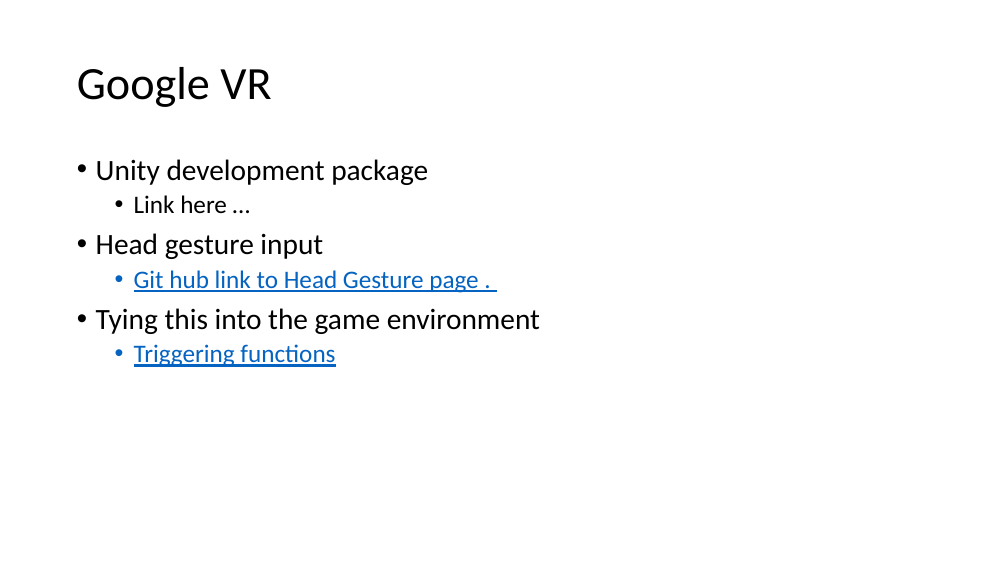
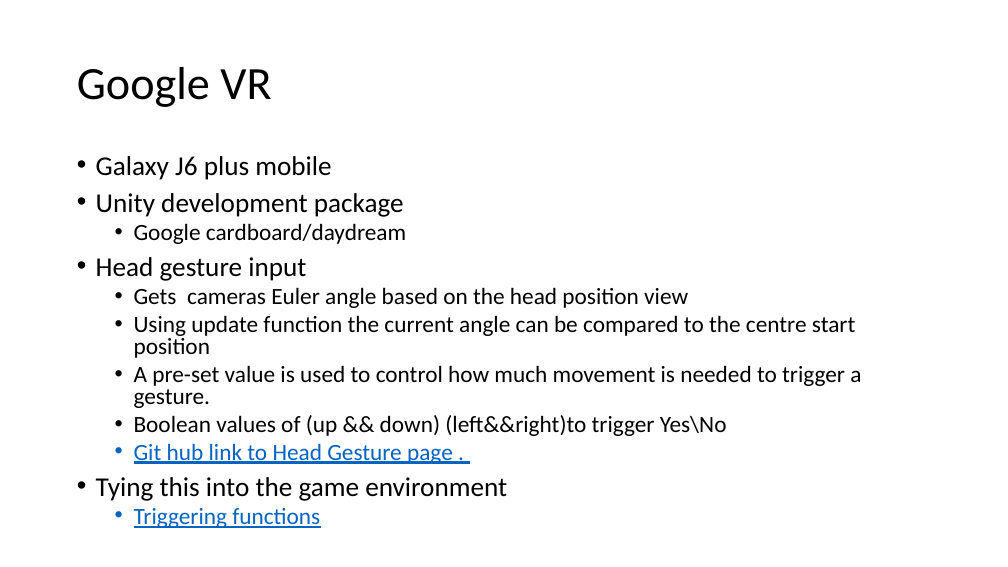
Before and after one commit to kevgleeson78/Gesture-Based-UI-Project, a slide deck: slide 4 of Presentation/New Microsoft PowerPoint Presentation.pptx (slide 5 before the commit). Drawn at 1008x567 pixels with LibreOffice and Linux fonts; fonts in the diff are those of the drawing. Boxes give left, top, right and bottom in pixels: in the first picture for what was removed or moved away, otherwise in the second. Text is boxed around its words. In the diff, an @@ line names an element or a change of style, - is before the commit and + after.

```diff
--- a/Presentation/New Microsoft PowerPoint Presentation.pptx
+++ b/Presentation/New Microsoft PowerPoint Presentation.pptx
@@ text at [96,156,331,180]: paragraph added @@
+• Galaxy J6 plus mobile
@@ text at [96,193,507,501]: size 28 to 25.9 pt in "Unity development package", "Head gesture input", "Tying this into the game environment"; size 24 to 22.2 pt in "Git hub link to Head Gesture page ...", "Triggering functions"; line spacing 0.9 to 0.8 @@
@@ text at [134,223,406,244]: text changed; size 24 to 22.2 pt @@
-  • Link here …
+  • Google cardboard/daydream
@@ text at [134,287,861,436]: paragraphs added @@
+  • Gets cameras Euler angle based on the head position view
+  • Using update function the current angle can be compared to the centre start position
+  • A pre-set value is used to control how much movement is needed to trigger a gesture.
+  • Boolean values of (up && down) (left&&right)to trigger Yes\No
```
Also in this commit, not shown: 4 other slides changed, 2 other files.
